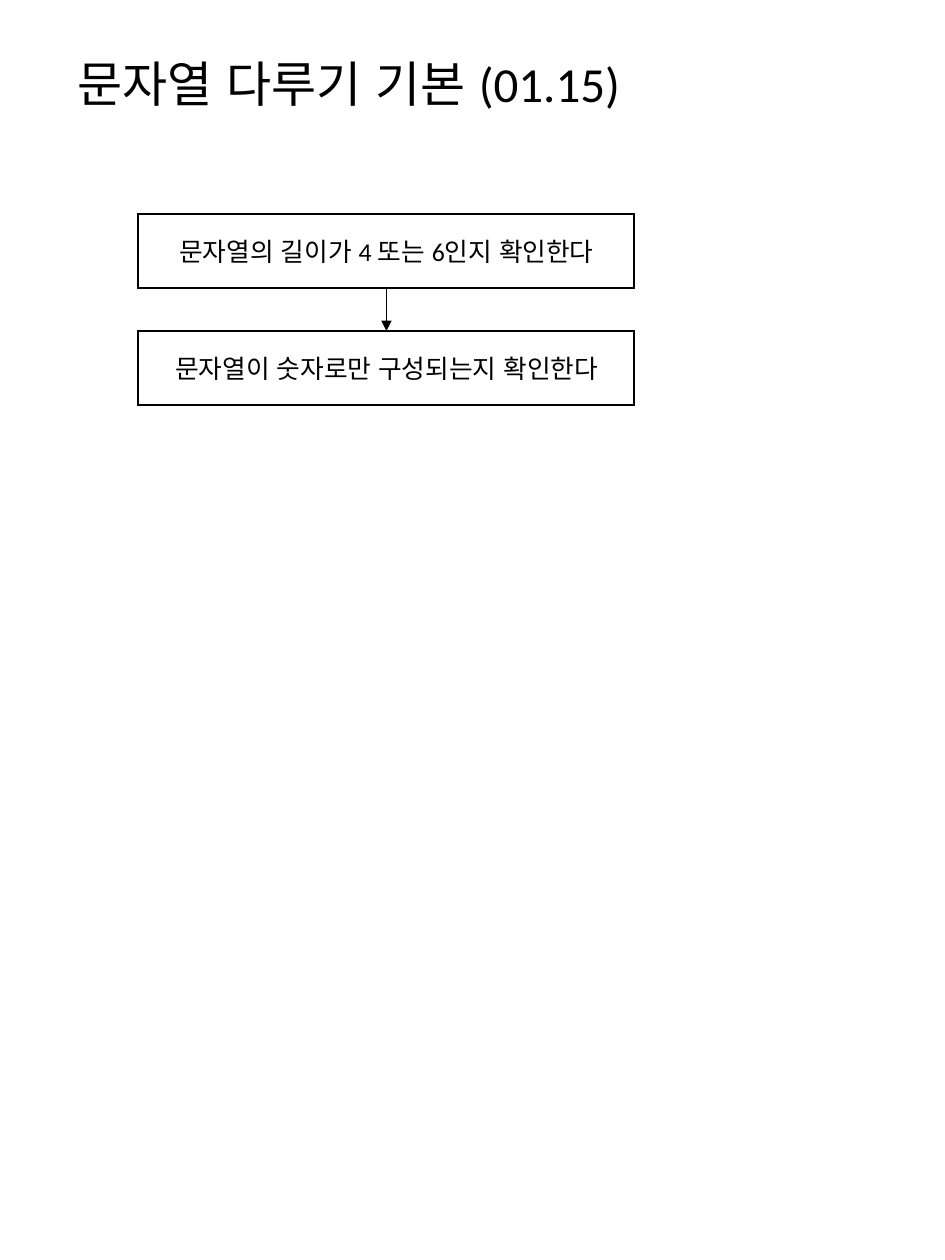
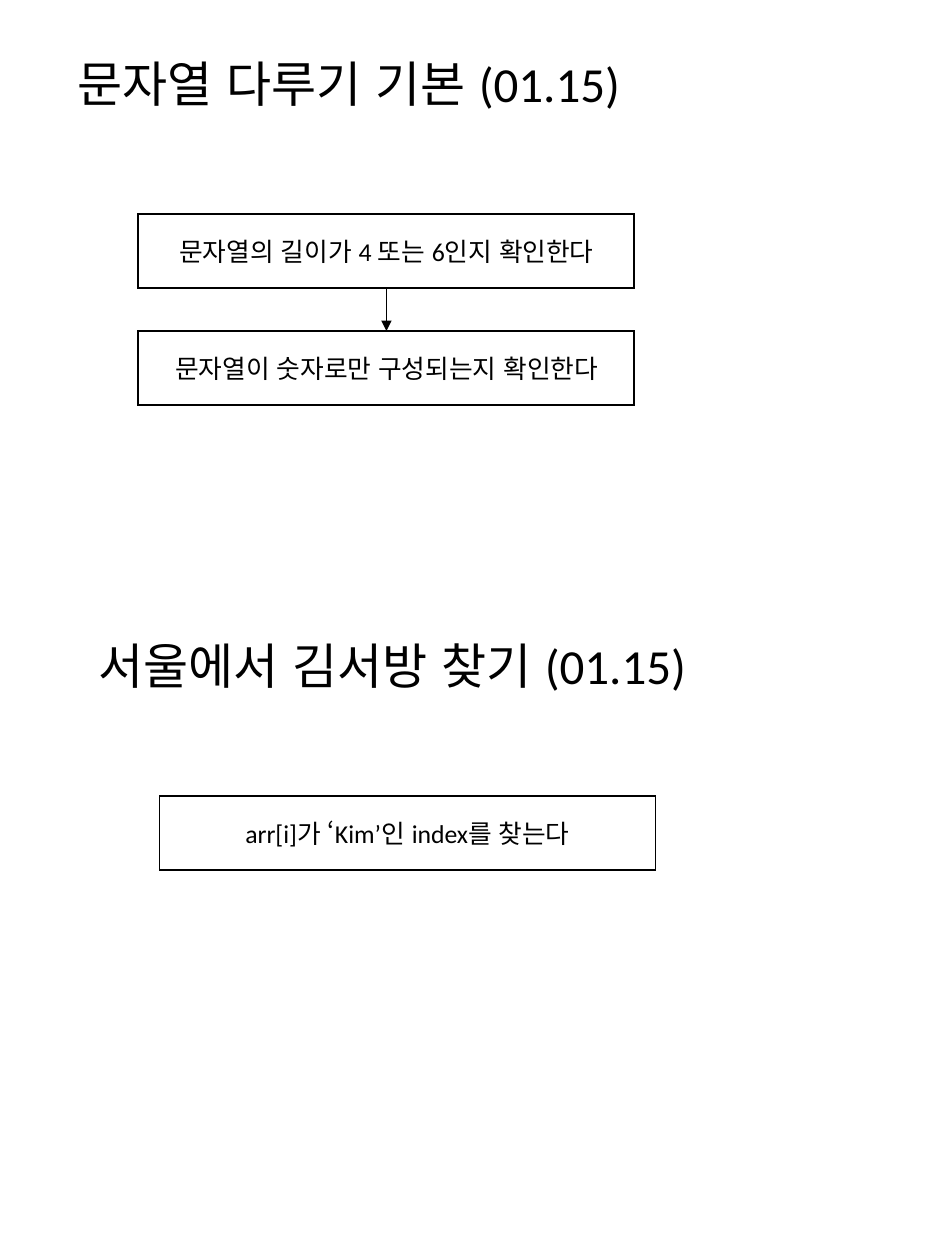
Before and after one commit to mornings9047/Algorithms_Programmers, a slide deck: slide 15 of 알고리즘_프로그래머스_Level01_순서도.pptx. Drawn at 945x1260 pixels with LibreOffice and Linux fonts; fonts in the diff are those of the drawing. Boxes give left, top, right and bottom in pixels: in the first picture for what was removed or moved away, otherwise in the second. Text is boxed around its words. In the diff, an @@ line names an element or a change of style, - is before the commit and + after.

Commit message:
서울에서 김서방 찾기

```diff
--- a/알고리즘_프로그래머스_Level01_순서도.pptx
+++ b/알고리즘_프로그래머스_Level01_순서도.pptx
@@ text added at <box>99,643,686,691</box>, 28 pt, text #000000 @@
+서울에서 김서방 찾기 (01.15)
@@ rectangle added at <box>160,796,656,871</box>, outline #000000 1 pt, 14.7 pt, text #000000 @@
+arr[i]가 ‘Kim’인 index를 찾는다
```
Also in this commit, not shown: 2 other files.
